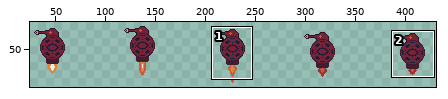
Two versions of one sprite sheet, art/Enemies/Cyber-Droid/droid-shooter-idle.png. Above, an overview of the earlier version with the close-up marked.
Close-up. Before the commit:
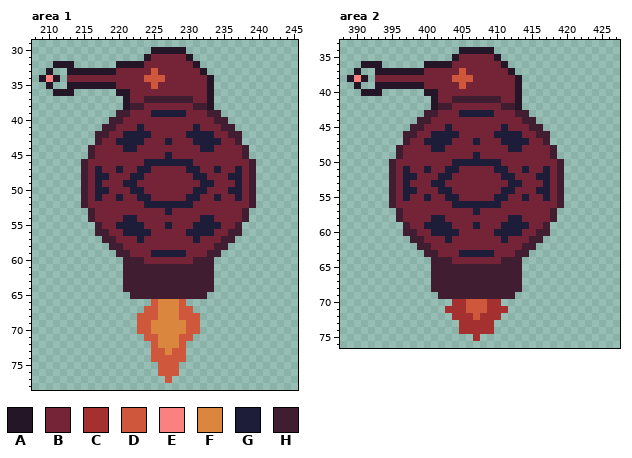
The file is 450x92 pixels. Shown: area 1: x 208..245, y 29..78; area 2: x 388..427, y 33..76. The wide view leaves out empty margins. The commit also changed other parts of the picture, which this record leaves out.
Palette (. is transparent): A #241527  B #752438  C #a53030  D #cf573c  E #fb8181  F #da863e  G #1e1d39  H #411d31
Pixels before, area 1, first column x 209:
30 ................AAAAA..........
31 ...............ABBBBBA.........
32 ..AAA......AAAABBBBBBBA........
33 .A..AAAAAAABBBBBDBBBBBBA.......
34 AEA.BBBBBBBBBBBDDDBBBBBBA......
35 .A..AAAAAAABBBBBDBBBBBBBA......
36 ..AAA......AABBBBBBBBBBBA......
37 ............ABBHHHHHHHBBA......
38 ............AHHBBBBBBBHHA......
39 ...........HHBBBGGGGGBBBHH.....
40 ..........HHBBBBBBBBBBBBBHH....
41 .........HHBBBGBBBBBBBGBBBHH...
42 ........HHBBGGGGBBBBBGGGGBBHH..
43 ........HBBGGGGBBBGBBBGGGGBBH..
44 .......HBBBBGGBBBBBBBBBGGBBBBH.
45 .......HBBBBBBBBBBGBBBBBBBBBBH.
46 ......HBBBBBBBBGGGGGGGBBBBBBBBH
47 ......HBGBBGBBGGBBBBBGGBBGBBGBH
48 ......HBGGBBBGGBBBBBBBGGBBBGGBH
49 ......HBGBBBGGBBBBBBBBBGGBBBGBH
50 ......HBGGBBBGGBBBBBBBGGBBBGGBH
51 ......HBGBBGBBGGBBBBBGGBBGBBGBH
52 ......HBBBBBBBBGGGGGGGBBBBBBBBH
53 .......HBBBBBBBBBBGBBBBBBBBBBH.
54 .......HBBBBGGBBBBBBBBBGGBBBBH.
55 ........HBBGGGGBBBGBBBGGGGBBH..
56 ........HHBBGGGGBBBBBGGGGBBHH..
57 .........HHBBBGBBBBBBBGBBBHH...
58 ..........HHBBBBBBBBBBBBBHH....
59 ...........HHBBBGGGGGBBBHH.....
60 ............HHHBBBBBBBHHH......
61 ............HHHHHHHHHHHHH......
62 ............HHHHHHHHHHHHH......
63 ............HHHHHHHHHHHHH......
64 ............HHHHHHHHHHHHH......
65 .............HHHHHHHHHHH.......
66 ................DFFFD..........
67 ...............DDFFFDD.........
68 ..............DDDFFFDDD........
69 ..............DDFFFFFDD........
70 ..............DDFFFFFDD........
71 ...............DDFFFDD.........
72 ................DFFFD..........
73 ................DDFDD..........
74 ................DDDDD..........
75 .................DDD...........
76 .................DDD...........
77 ..................D............
Pixels before, area 2, first column x 389:
34 ................AAAAA..........
35 ...............ABBBBBA.........
36 ..AAA......AAAABBBBBBBA........
37 .A..AAAAAAABBBBBDBBBBBBA.......
38 AEA.BBBBBBBBBBBDDDBBBBBBA......
39 .A..AAAAAAABBBBBDBBBBBBBA......
40 ..AAA......AABBBBBBBBBBBA......
41 ............ABBHHHHHHHBBA......
42 ............AHHBBBBBBBHHA......
43 ...........HHBBBGGGGGBBBHH.....
44 ..........HHBBBBBBBBBBBBBHH....
45 .........HHBBBGBBBBBBBGBBBHH...
46 ........HHBBGGGGBBBBBGGGGBBHH..
47 ........HBBGGGGBBBGBBBGGGGBBH..
48 .......HBBBBGGBBBBBBBBBGGBBBBH.
49 .......HBBBBBBBBBBGBBBBBBBBBBH.
50 ......HBBBBBBBBGGGGGGGBBBBBBBBH
51 ......HBGBBGBBGGBBBBBGGBBGBBGBH
52 ......HBGGBBBGGBBBBBBBGGBBBGGBH
53 ......HBGBBBGGBBBBBBBBBGGBBBGBH
54 ......HBGGBBBGGBBBBBBBGGBBBGGBH
55 ......HBGBBGBBGGBBBBBGGBBGBBGBH
56 ......HBBBBBBBBGGGGGGGBBBBBBBBH
57 .......HBBBBBBBBBBGBBBBBBBBBBH.
58 .......HBBBBGGBBBBBBBBBGGBBBBH.
59 ........HBBGGGGBBBGBBBGGGGBBH..
60 ........HHBBGGGGBBBBBGGGGBBHH..
61 .........HHBBBGBBBBBBBGBBBHH...
62 ..........HHBBBBBBBBBBBBBHH....
63 ...........HHBBBGGGGGBBBHH.....
64 ............HHHBBBBBBBHHH......
65 ............HHHHHHHHHHHHH......
66 ............HHHHHHHHHHHHH......
67 ............HHHHHHHHHHHHH......
68 ............HHHHHHHHHHHHH......
69 .............HHHHHHHHHHH.......
70 ...............CCDDDCC.........
71 ..............CCCDDDCCC........
72 ...............CCCDCCC.........
73 ................CCCCC..........
74 ................CCCCC..........
75 ..................C............
New version:
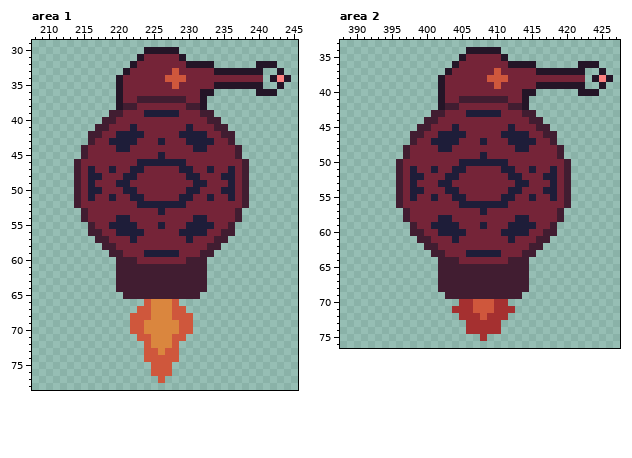
Changes in this commit:
Changed rows in their new state; - is an unchanged pixel.
Area 1:
first column x 209:
30 ---------------A----.---------------
31 --------------AB----A.--------------
32 --...------..-B------A-AA------AAA--
33 -.--........A---B--D---BBAAAAAAA--A-
34 ...-.......A---BBBDDD---BBBBBBBB-AEA
35 -.--.......A----B--D----BAAAAAAA--A-
36 --...-------B----------A-------AAA--
37 -----------AB-H------B-A.-----------
38 -----------AH-B------H-A.-----------
39 ----------H-B--G----B--H-.----------
40 ---------H-B------------H-.---------
41 --------H-B--GB------GB--H-.--------
42 -------H-B-G---B----G---B-H-.-------
43 -------HB-G---B--GB--G---B-H.-------
44 ------HB---G-B--------G-B---H.------
45 ------HB---------GB---------H.------
46 -----HB-------G------B-------H.-----
47 -----HBGB-GB-G-B----G-B-GB-GBH.-----
48 -----HBG-B--G-B------G-B--G-BH.-----
49 -----HBGB--G-B--------G-B--GBH.-----
50 -----HBG-B--G-B------G-B--G-BH.-----
51 -----HBGB-GB-G-B----G-B-GB-GBH.-----
52 -----HB-------G------B-------H.-----
53 ------HB---------GB---------H.------
54 ------HB---G-B--------G-B---H.------
55 -------HB-G---B--GB--G---B-H.-------
56 -------H-B-G---B----G---B-H-.-------
57 --------H-B--GB------GB--H-.--------
58 ---------H-B------------H-.---------
59 ----------H-B--G----B--H-.----------
60 -----------H--B------H--.-----------
61 -----------H------------.-----------
62 -----------H------------.-----------
63 -----------H------------.-----------
64 -----------H------------.-----------
65 ------------H----------.------------
66 ---------------DF--D.---------------
67 --------------D-F--D-.--------------
68 -------------D--F--D--.-------------
69 -------------D-F----D-.-------------
70 -------------D-F----D-.-------------
71 --------------D-F--D-.--------------
72 ---------------DF--D.---------------
73 ---------------D-FD-.---------------
74 ---------------D----.---------------
75 ----------------D--.----------------
76 ----------------D--.----------------
77 -----------------D.-----------------
Area 2:
first column x 389:
34 ----------------.----A----------------
35 ---------------.A----BA---------------
36 --...------....A------BAAAA------AAA--
37 -.--..........A-B----D-BBBBAAAAAAA--A-
38 ...-.........A-BBB--DDD-BBBBBBBBBB-AEA
39 -.--.........A--B----D--BBBAAAAAAA--A-
40 --...------..A----------BAA------AAA--
41 ------------.A-B------H-BA------------
42 ------------.A-H------B-HA------------
43 -----------.-H--B----G--B-H-----------
44 ----------.-H------------B-H----------
45 ---------.-H--BG------BG--B-H---------
46 --------.-H-B---G----B---G-B-H--------
47 --------.H-B---G--BG--B---G-BH--------
48 -------.H---B-G--------B-G---BH-------
49 -------.H---------BG---------BH-------
50 ------.H-------B------G-------BH------
51 ------.HBG-BG-B-G----B-G-BG-BGBH------
52 ------.HB-G--B-G------B-G--B-GBH------
53 ------.HBG--B-G--------B-G--BGBH------
54 ------.HB-G--B-G------B-G--B-GBH------
55 ------.HBG-BG-B-G----B-G-BG-BGBH------
56 ------.H-------B------G-------BH------
57 -------.H---------BG---------BH-------
58 -------.H---B-G--------B-G---BH-------
59 --------.H-B---G--BG--B---G-BH--------
60 --------.-H-B---G----B---G-B-H--------
61 ---------.-H--BG------BG--B-H---------
62 ----------.-H------------B-H----------
63 -----------.-H--B----G--B-H-----------
64 ------------.--H------B--H------------
65 ------------.------------H------------
66 ------------.------------H------------
67 ------------.------------H------------
68 ------------.------------H------------
69 -------------.----------H-------------
70 ---------------.-C--D-C---------------
71 --------------.--C--D--C--------------
72 ---------------.--CD--C---------------
73 ----------------.----C----------------
74 ----------------.----C----------------
75 ------------------.C------------------
